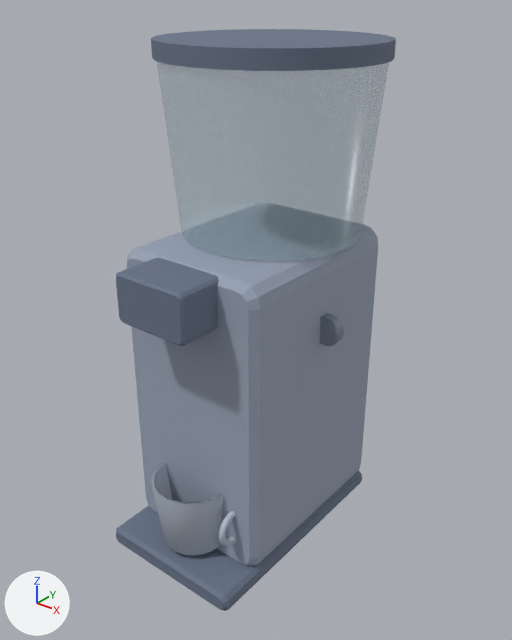
An edit to the glTF model homeos/frontend/public/static/3d-studio/models/coffee-grinder.glb, drawn before and after from the same camera.
One viewpoint serves both versions: a 50 mm camera at (0.356, -0.438, 0.482) aimed at (0.006, -0.001, 0.211). Lighting does not change. The marker at lower left points along +X, +Y and +Z. The picture after the commit comes second. Where no turn or scale is listed for an object, it has been applied to the vertices.

Objects in the first picture: 'accent', 'body', 'dark', 'glass', 'soft'.
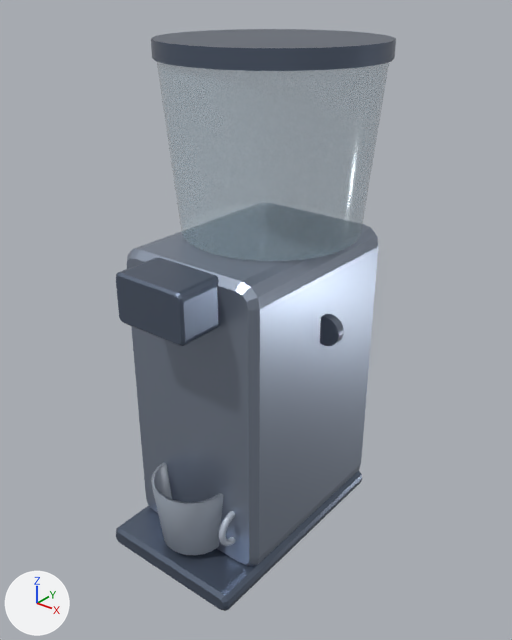
Edits to the bpy script that builds the scene:
```text
Change mat_coffee_grinder_candidate_body:
    mat_coffee_grinder_candidate_body.roughness: 0.82 -> 0.32
    mat_coffee_grinder_candidate_body.metallic: 0.0 -> 0.72
Change mat_coffee_grinder_candidate_dark:
    mat_coffee_grinder_candidate_dark.roughness: 0.82 -> 0.32
    mat_coffee_grinder_candidate_dark.metallic: 0.0 -> 0.72
Change mat_coffee_grinder_candidate_accent:
    mat_coffee_grinder_candidate_accent.metallic: 0.0 -> 0.72
```

What differs and where, as boxes [x1, y1, x2, y2] in the pictures (512 x 640 px):
'body', surface changed
    both: [127, 232, 378, 566]
'dark', surface changed
    both: [116, 29, 396, 611]
'accent', surface changed
    both: [320, 313, 344, 346]
